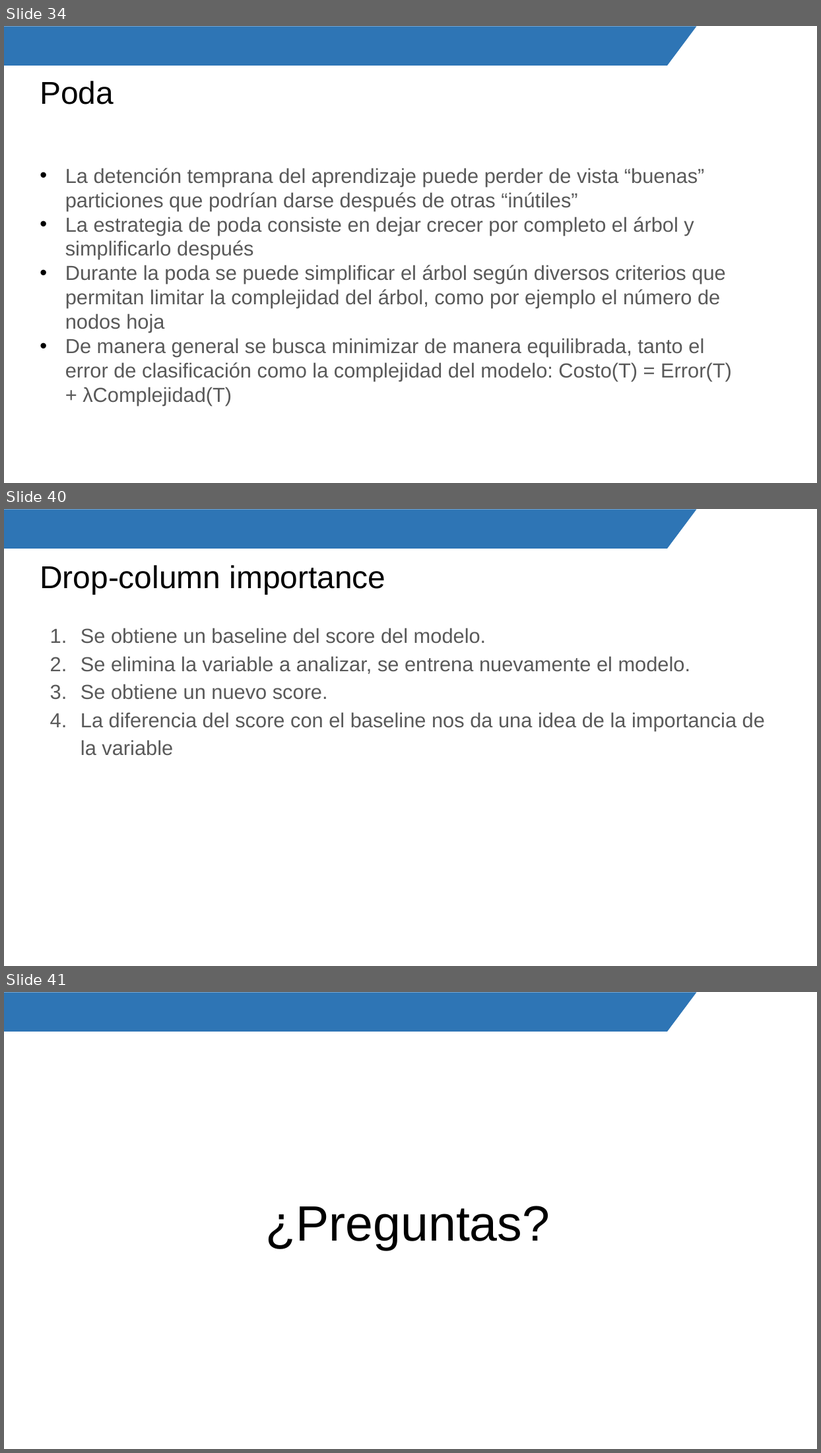
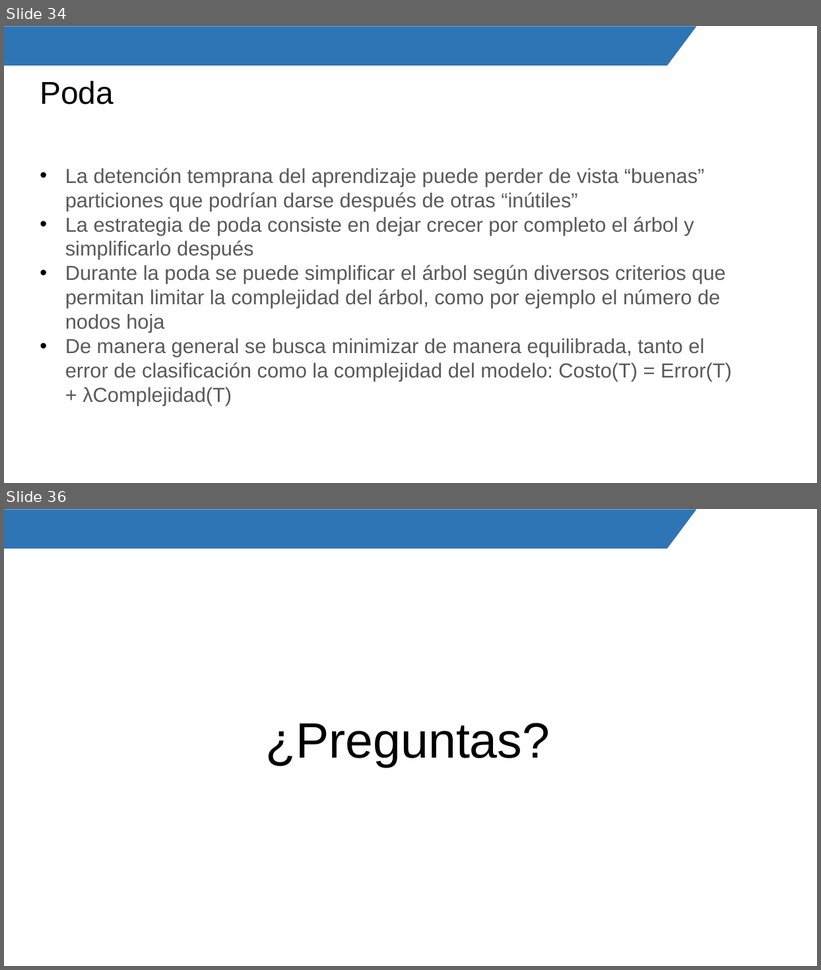
Before and after one commit to Mily3000/Diplomatura-de-Especializacion-en-Desarrollo-de-Aplicaciones-con-IA, a slide deck: Fundamentos de Machine Learning/2. Árboles de decisión.pptx. Shown one above the other, each under a label of ours: slides 34, 40 and 41 before the commit, slides 34 and 36 after it; the slides between them are not shown. The pictures are 821x1453 and 821x970 pixels, drawn with LibreOffice and Linux fonts; fonts in the diff are those of the drawing; background and template pictures are left out. Boxes give left, top, right and bottom in pixels: in the first picture for what was removed or moved away, otherwise in the second. Text is boxed around its words. In the diff, an @@ line names an element or a change of style, - is before the commit and + after.

```diff
--- a/Fundamentos de Machine Learning/2. Árboles de decisión.pptx
+++ b/Fundamentos de Machine Learning/2. Árboles de decisión.pptx
@@ slide 40 removed at (4, 509, 817, 966), background #FFFFFF; not listed: 1 template element that a slide beside it also shows @@
@@ title removed at (40, 565, 386, 594) @@
-Drop-column importance
@@ text removed at (81, 628, 765, 756) @@
-1. Se obtiene un baseline del score del modelo.
-2. Se elimina la variable a analizar, se entrena nuevamente el modelo.
-3. Se obtiene un nuevo score.
-4. La diferencia del score con el baseline nos da una idea de la importancia de la variable
@@ what was slide 41 is now slide 36 @@
```
Also in this commit, not shown: 3 slides changed, 4 other slides removed, 7 other files.
